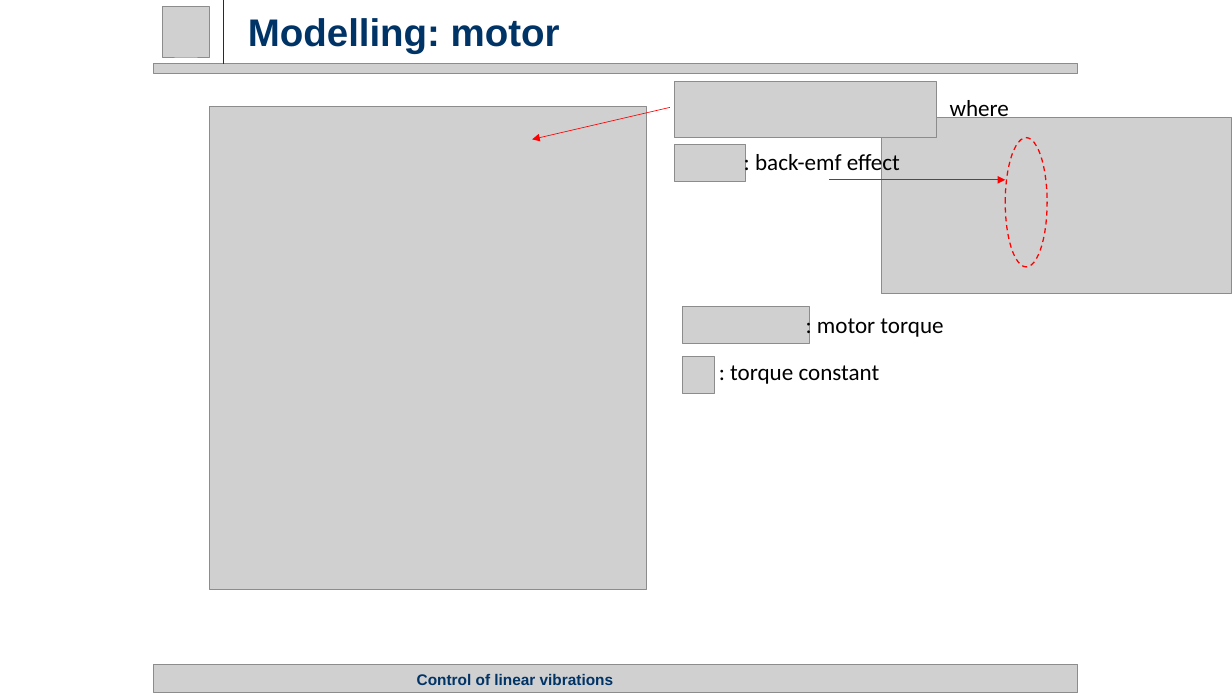
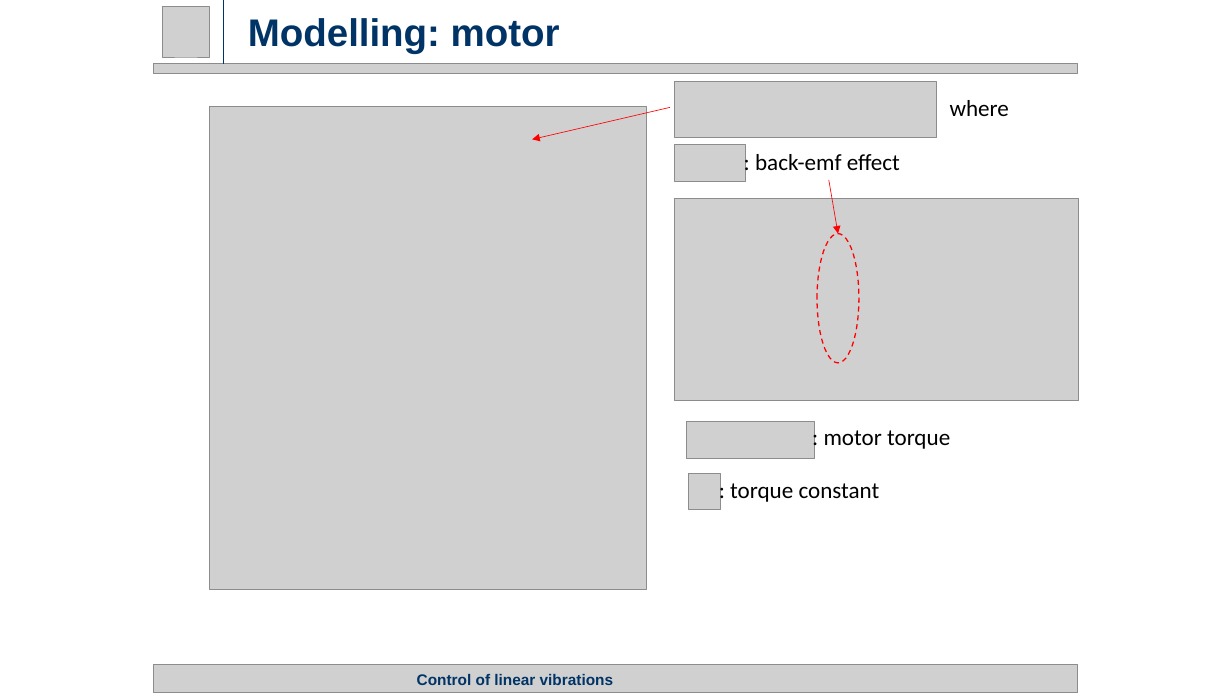
Before and after one commit to rssalessio/Control-Linear-Vibrations, a slide deck: slide 5 of finalPresentation/Part 1/Part1.pptx. Drawn at 1232x693 pixels with LibreOffice and Linux fonts; fonts in the diff are those of the drawing; grey boxes stand for pictures. Boxes give left, top, right and bottom in pixels: in the first picture for what was removed or moved away, otherwise in the second. Text is boxed around its words. In the diff, an @@ line names an element or a change of style, - is before the commit and + after.

```diff
--- a/finalPresentation/Part 1/Part1.pptx
+++ b/finalPresentation/Part 1/Part1.pptx
@@ picture: place and size @@
-picture at bbox=[882, 117, 1232, 293]
+picture at bbox=[675, 198, 1080, 401]
@@ arrow moved from (829, 180) - (1006, 180) to (829, 180) - (838, 234) @@
@@ ellipse: place and size @@
-ellipse at bbox=[1006, 138, 1047, 267]
+ellipse at bbox=[817, 234, 859, 363]
@@ picture removed at bbox=[682, 307, 810, 344] @@
@@ picture removed at bbox=[682, 357, 714, 394] @@
@@ text ": motor torque": place and size @@
-text ": motor torque" at bbox=[817, 318, 943, 337]
+text ": motor torque" at bbox=[824, 430, 950, 449]
@@ picture added at bbox=[687, 421, 814, 458] @@
@@ picture added at bbox=[689, 473, 721, 510] @@
@@ text ": torque constant": place and size @@
-text ": torque constant" at bbox=[730, 365, 880, 384]
+text ": torque constant" at bbox=[730, 483, 880, 502]
```
Also in this commit, not shown: 2 other slides changed, 2 slides added, 2 other files.
